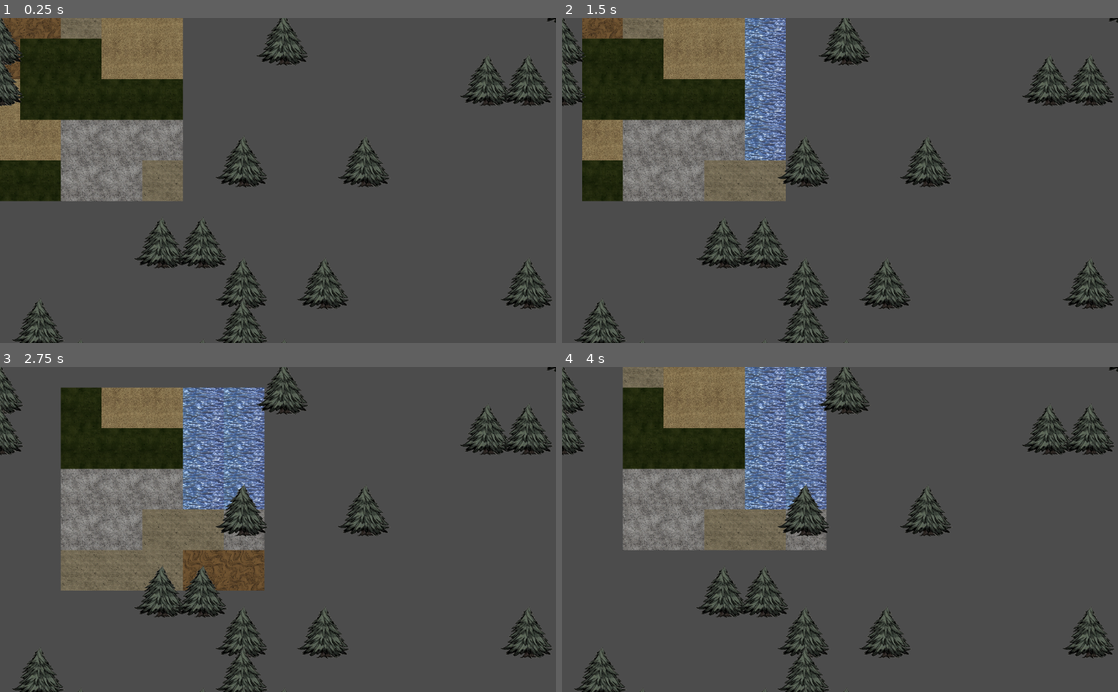
Above: before the commit, frames 1-4 (two rows, left to right).
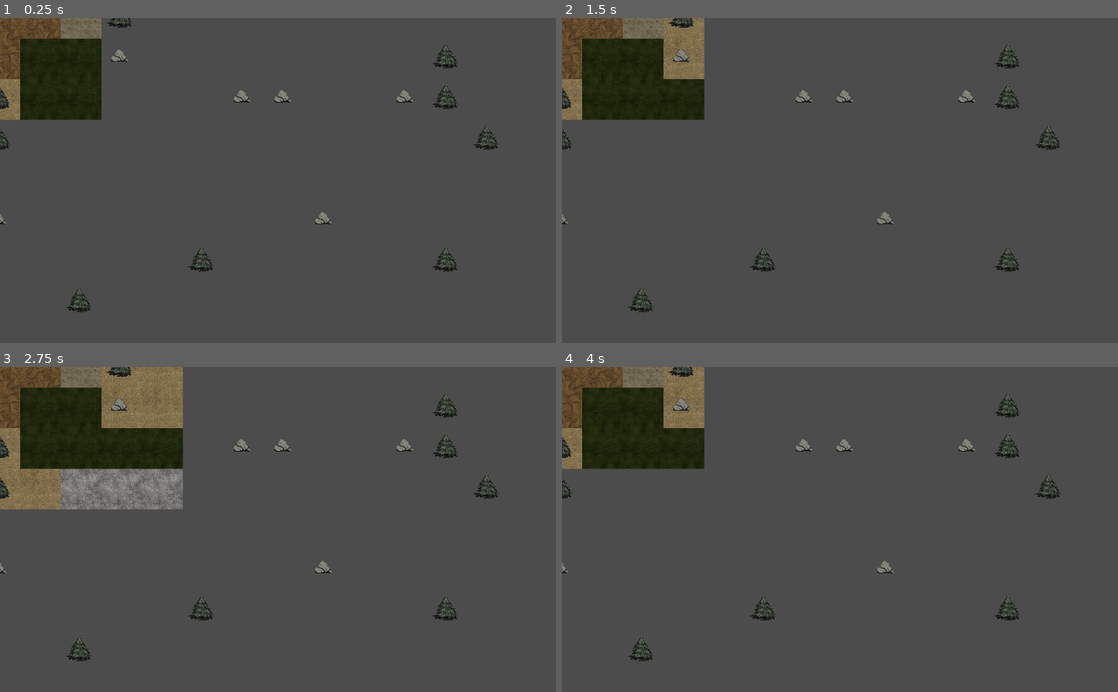
Above: after the commit, the same moments.

Repository: KennyTheBard/Antiquarian
Game: Godot game, scene res://Nodes/GameWorld.tscn
The game is run twice, just before and just after one commit, with the same random seed, the same clock (stepped at 60 frames per second) and the same inputs. The project has no main scene, so this scene is started directly.
Inputs:
- Up to frame 1 (0.25 s): no input
- Up to frame 2 (1.5 s): tap Enter at 0.5 s; hold D 0.53-1.28 s; hold S from 1.28 s (still down)
- Up to frame 3 (2.75 s): release S at 2.03 s; hold D from 2.03 s (still down)
- Up to frame 4 (4 s): release D at 2.78 s; hold W 2.78-3.53 s; tap Space at 3.5 s; hold A from 3.53 s (still down)

The runs differ from the first frame. In frame 1, 19% of the frame differs, in the area x 0-100%, y 0-100%; in frame 2, 21%; in frame 3, 25%; in frame 4, 24%.

Commit message:
Fixing managers

Diff:
--- a/Game/Antiquarian/Nodes/GameWorld.tscn
+++ b/Game/Antiquarian/Nodes/GameWorld.tscn
@@ -1,6 +1,6 @@
 [gd_scene load_steps=4 format=2]
 
-[ext_resource path="res://GameWorld.gd" type="Script" id=1]
+[ext_resource path="res://Scripts/GameWorld.gd" type="Script" id=1]
 [ext_resource path="res://Nodes/TileManager.tscn" type="PackedScene" id=2]
 [ext_resource path="res://Nodes/ObjectManager.tscn" type="PackedScene" id=3]
 
--- a/Game/Antiquarian/GameWorld.gd
+++ b/Game/Antiquarian/Scripts/GameWorld.gd
@@ -23,9 +23,9 @@
 	# prepare the world map
 	var size = 30
 	var world = []
-	for i in range(0, size - 1):
+	for i in range(0, size):
 		world.append([])
-		for j in range(0, size - 1):
+		for j in range(0, size):
 			world[i].append(0)
 
 	# prepare terrain list
@@ -49,20 +49,20 @@
 		zones_types.append(type)
 
 	#add border water
-	for i in range(0, size - 1, 20):
+	for i in range(0, size, 20):
 		zones.append(Vector2(i, 0))
 		zones_types.append(0)
 		zones.append(Vector2(i, size - 1))
 		zones_types.append(0)
-	for i in range(0, size - 1, 20):
+	for i in range(0, size, 20):
 		zones.append(Vector2(0, i))
 		zones_types.append(0)
 		zones.append(Vector2(size - 1, i))
 		zones_types.append(0)
 
 	# fill up the empty spaces
-	for i in range(size - 1):
-		for j in range(size - 1):
+	for i in range(size):
+		for j in range(size):
 			var min_dist = size * size * size * size
 			var min_val = 0
 
@@ -82,15 +82,22 @@
 
 
 	# add props to the game world
-	for i in range(size - 1):
-		for j in range(size - 1):
-			var chance = randi() % 100
+	for i in range(size):
+		for j in range(size):
+				var chance = randi() % 100
 
-			if chance > 80 and not world[i][j] == 0:
-				var prop = load("res://Nodes/Prop.tscn").instance()
-				prop.get_node("./Sprite").texture = load("res://Assets/tree.png")
-				prop.position = Vector2(i * 75, j * 75)
-				prop.get_node("./Sprite").set_scale(Vector2(100, 100) / prop.get_node("./Sprite").texture.get_size())
-				$ObjectManager.add(prop)
+				if chance > 80 and (world[j][i] == 1 or world[j][i] == 3):
+					var prop = load("res://Nodes/Prop.tscn").instance()
+					prop.get_node("./Sprite").set_scale(Vector2(50, 50) / prop.get_node("./Sprite").texture.get_size())
+					if world[j][i] == 1:
+						prop.get_node("./Sprite").texture = load("res://Assets/tree.png")
+	#					prop.get_node("./Sprite").set_scale(Vector2(75, 75) / prop.get_node("./Sprite").texture.get_size())
+
+					else:
+						prop.get_node("./Sprite").texture = load("res://Assets/rock.png")
+	#					prop.get_node("./Sprite").set_scale(Vector2(50, 50) / prop.get_node("./Sprite").texture.get_size())
+					prop.position = Vector2(i * 75, j * 75  + 30)
+
+					$ObjectManager.add(prop)
 
 	pass
--- a/Game/Antiquarian/Scripts/TileManager.gd
+++ b/Game/Antiquarian/Scripts/TileManager.gd
@@ -45,8 +45,8 @@
 		for j in range(tilemap_size):
 			add_child(tilemap[i][j])
 
-	xx = (x + tilemap_size * tile_size.x) / 2
-	yy = (y + tilemap_size * tile_size.y) / 2
+#	xx = (x + tilemap_size * tile_size.x) / 2
+#	yy = (y + tilemap_size * tile_size.y) / 2
 
 	pass # Replace with function body.
 
